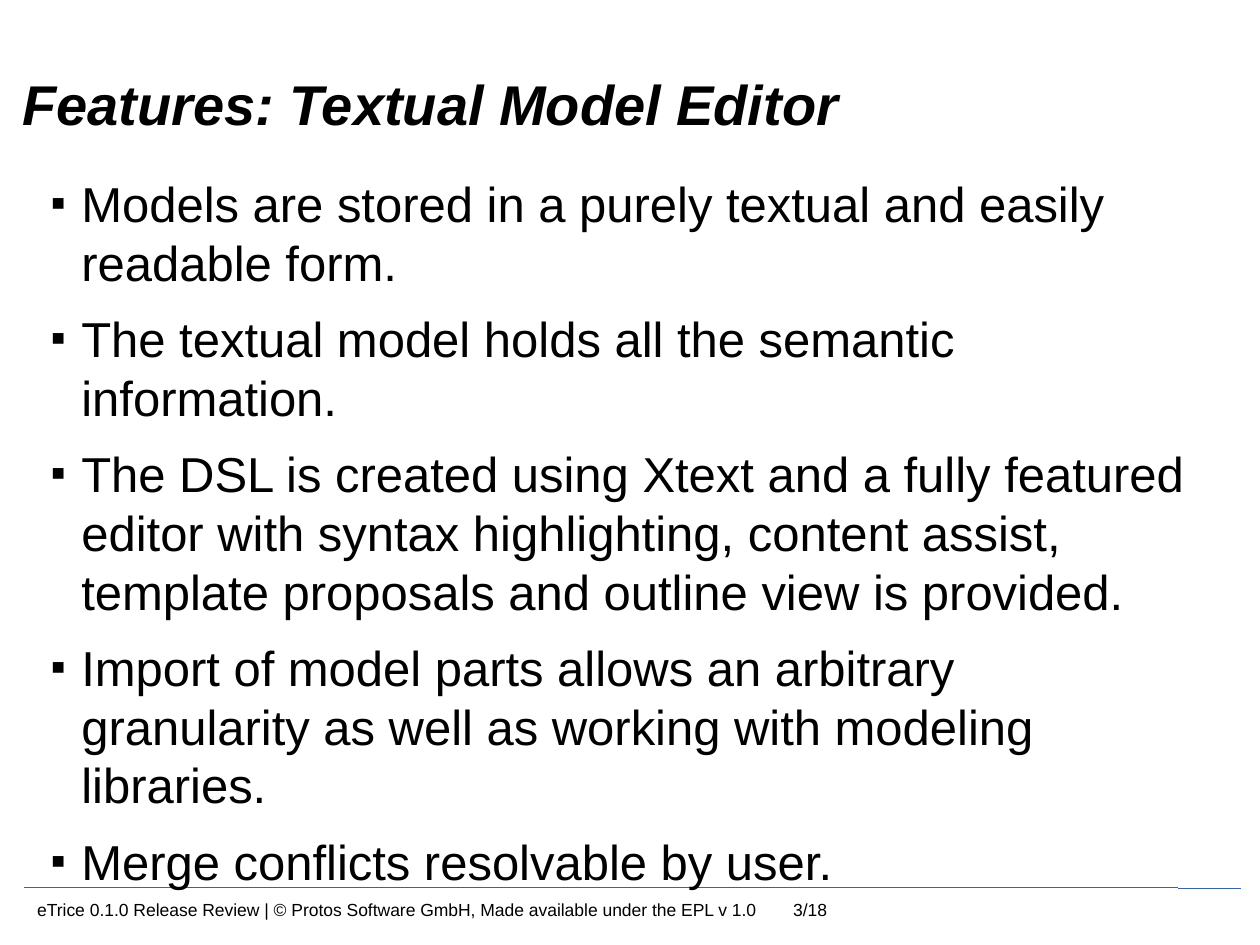
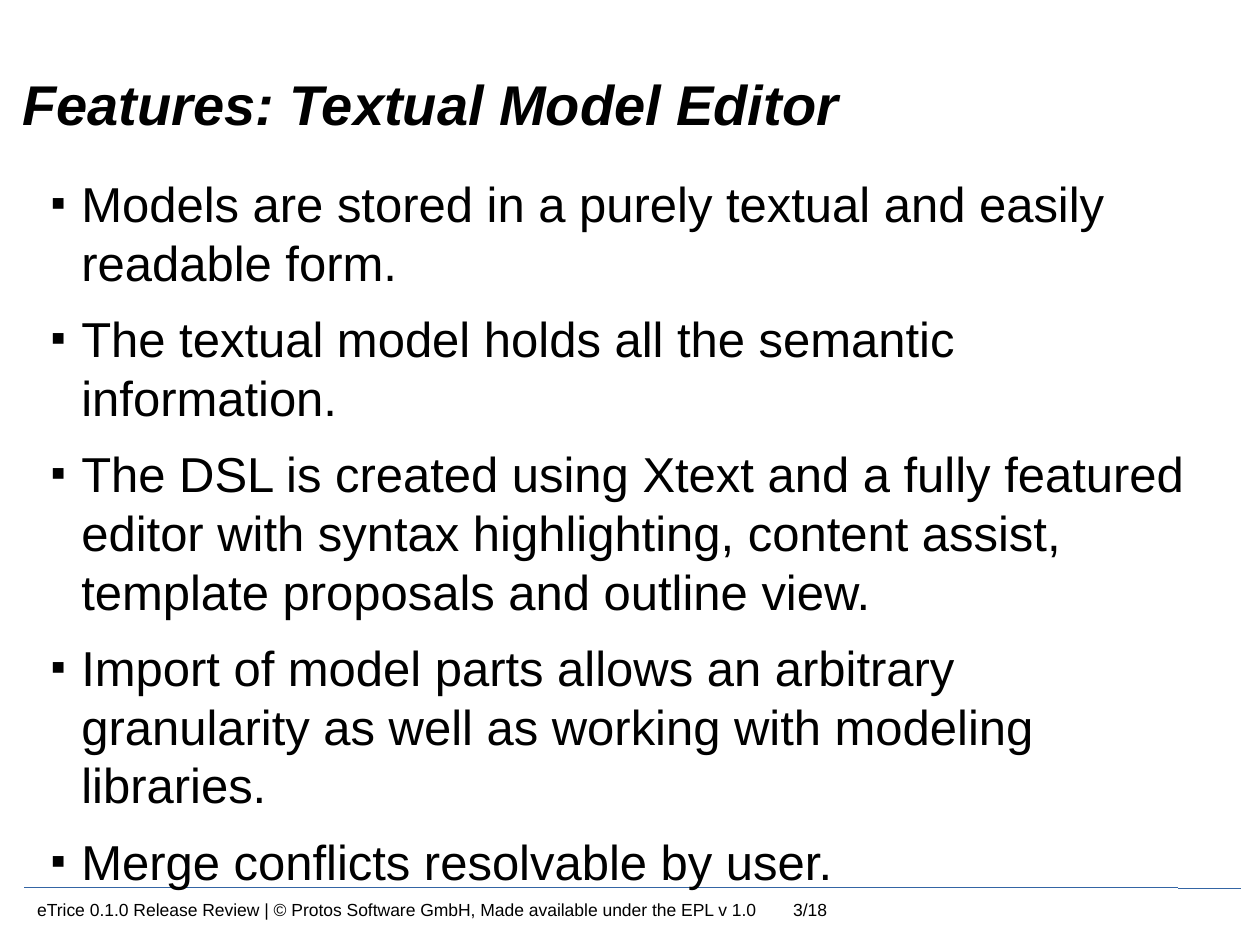
Before and after one commit to hckkid/eTrice, a slide deck: slide 3 of orga/releases/0.1/etrice-0.1.0-release-review.odp. Drawn at 1260x945 pixels with LibreOffice and Linux fonts; fonts in the diff are those of the drawing; background and template pictures are left out. Boxes give left, top, right and bottom in pixels: in the first picture for what was removed or moved away, otherwise in the second. Text is boxed around its words. In the diff, an @@ line names an element or a change of style, - is before the commit and + after.

```diff
--- a/orga/releases/0.1/etrice-0.1.0-release-review.odp
+++ b/orga/releases/0.1/etrice-0.1.0-release-review.odp
@@ text at [81,456,1184,620]: text changed @@
-■ The DSL is created using Xtext and a fully featured editor with syntax highlighting, content assist, template proposals and outline view is provided.
+■ The DSL is created using Xtext and a fully featured editor with syntax highlighting, content assist, template proposals and outline view.
```
Also in this commit, not shown: 3 other slides changed.
